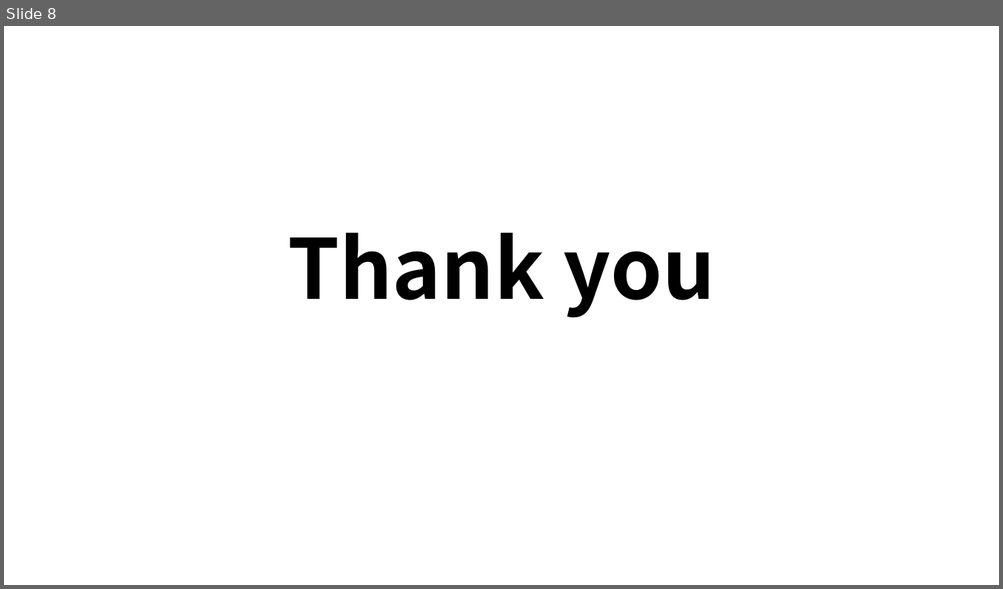
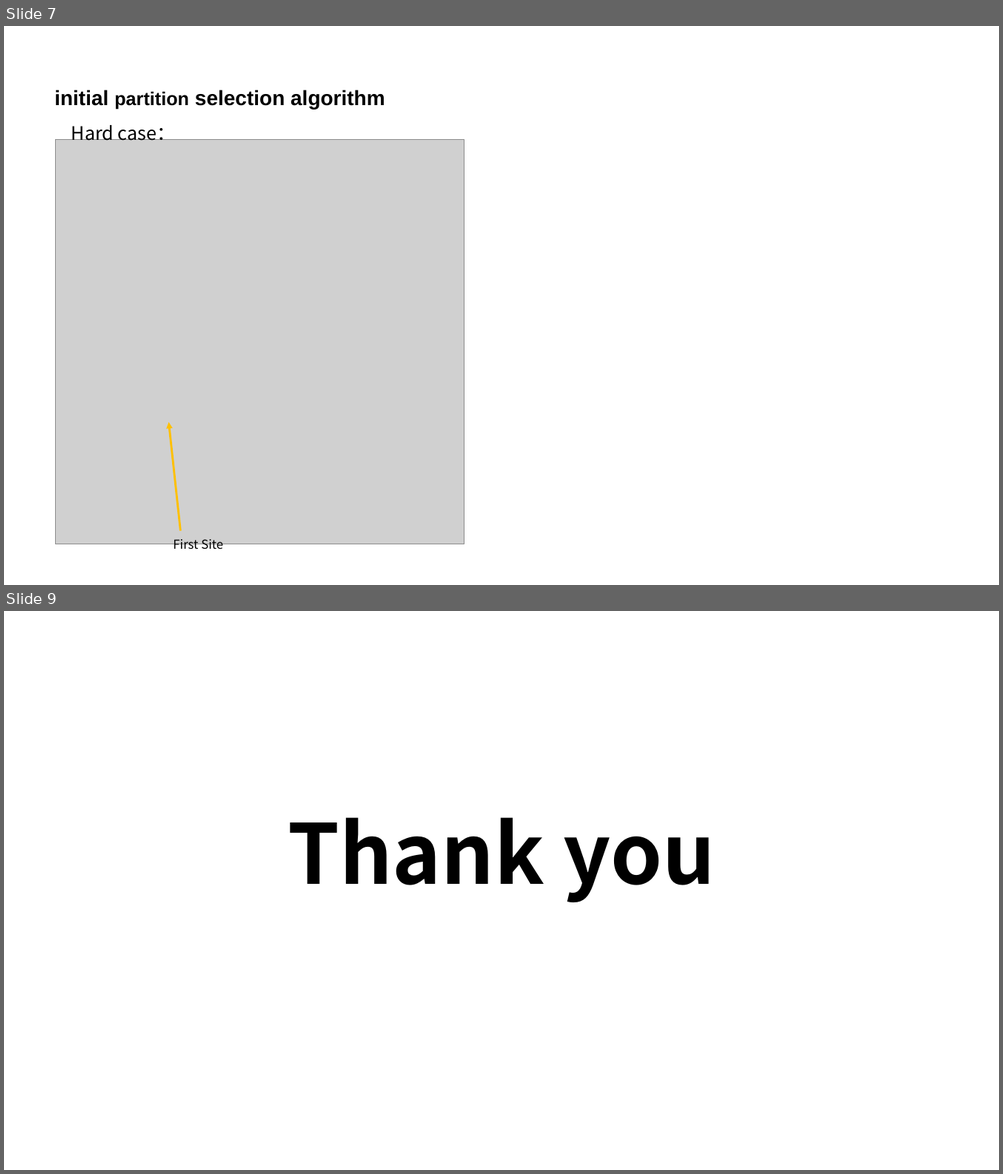
Before and after one commit to lyxocs/Advanced_algorithms, a slide deck: homework/HW5/Homework5_12032189_LiuYuxi.pptx. Shown one above the other, each under a label of ours: slide 8 before the commit, slides 7 and 9 after it; the slides between them are not shown. The pictures are 1003x589 and 1003x1174 pixels, drawn with LibreOffice and Linux fonts; fonts in the diff are those of the drawing; grey boxes stand for pictures. Boxes give left, top, right and bottom in pixels: in the first picture for what was removed or moved away, otherwise in the second. Text is boxed around its words. In the diff, an @@ line names an element or a change of style, - is before the commit and + after.

```diff
--- a/homework/HW5/Homework5_12032189_LiuYuxi.pptx
+++ b/homework/HW5/Homework5_12032189_LiuYuxi.pptx
@@ slide 7 added at (4,26,999,585), background #FFFFFF @@
@@ text added at (54,90,385,110), 20 pt, text #000000, bold @@
+initial partition selection algorithm
@@ text added at (71,125,176,144), 18 pt, text #000000 @@
+Hard case：
@@ picture added at (56,140,464,545) @@
@@ arrow added from (181, 531) to (169, 423), #FFC000 2 pt @@
@@ text added at (173,540,223,553), 12 pt, text #000000 @@
+First Site
@@ what was slide 8 is now slide 9 @@
```
Also in this commit, not shown: 2 slides changed, 1 other slide added, 1 slide removed, 4 other files.
